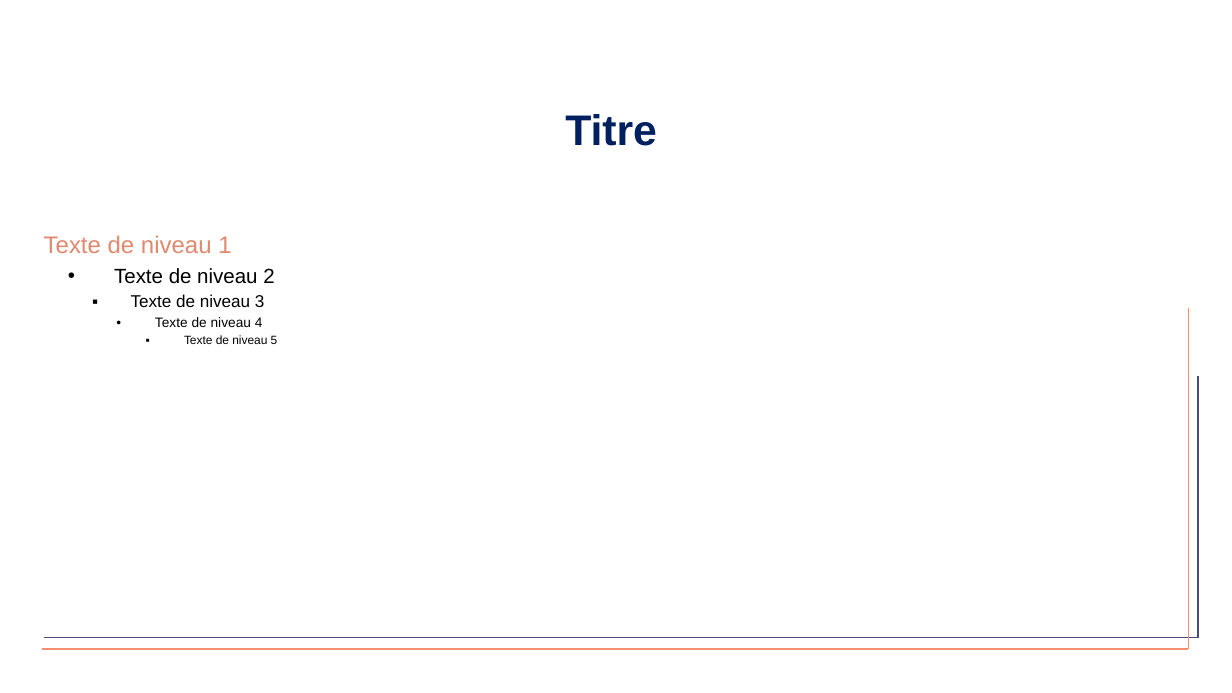
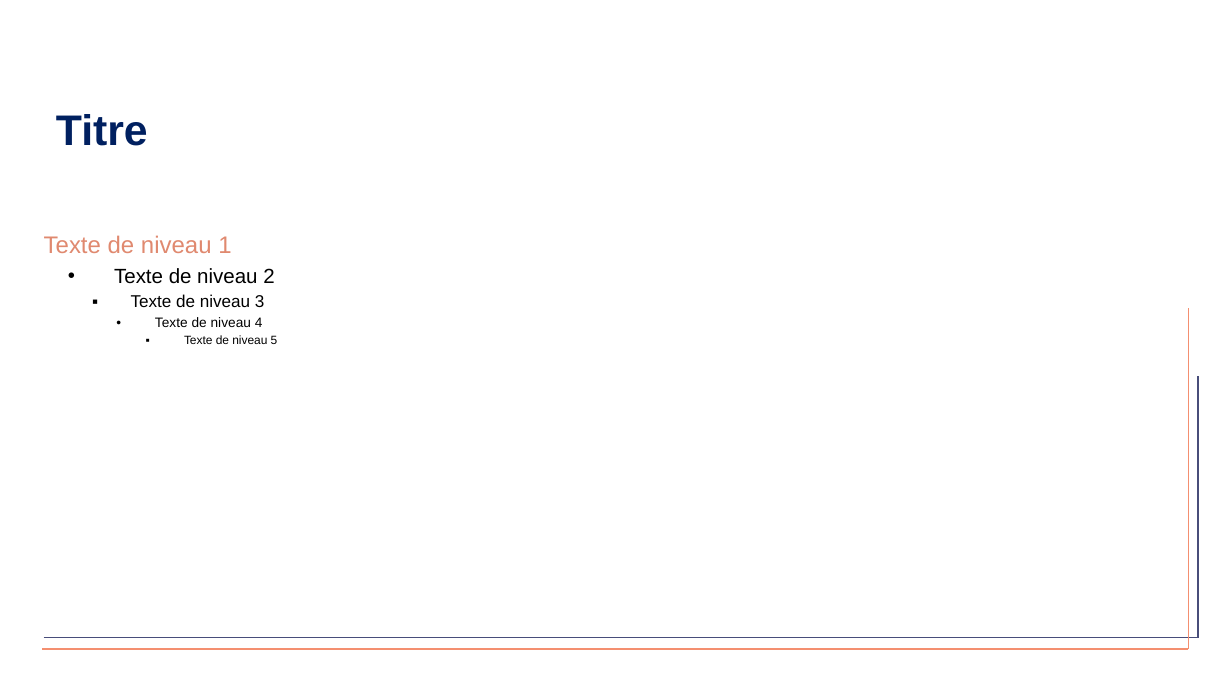
Before and after one commit to spyrales/quarto-gouv, a slide deck: slide 3 of _extensions/presentation-gouv/ressources/template_presentation.pptx. Drawn at 1232x693 pixels with LibreOffice and Linux fonts; fonts in the diff are those of the drawing; background and template pictures are left out. Boxes give left, top, right and bottom in pixels: in the first picture for what was removed or moved away, otherwise in the second. Text is boxed around its words. In the diff, an @@ line names an element or a change of style, - is before the commit and + after.

```diff
--- a/_extensions/presentation-gouv/ressources/template_presentation.pptx
+++ b/_extensions/presentation-gouv/ressources/template_presentation.pptx
@@ title "Titre" at (x1=56, y1=114, x2=148, y2=146): alignment centre to left @@
```
Also in this commit, not shown: 3 other slides changed.
